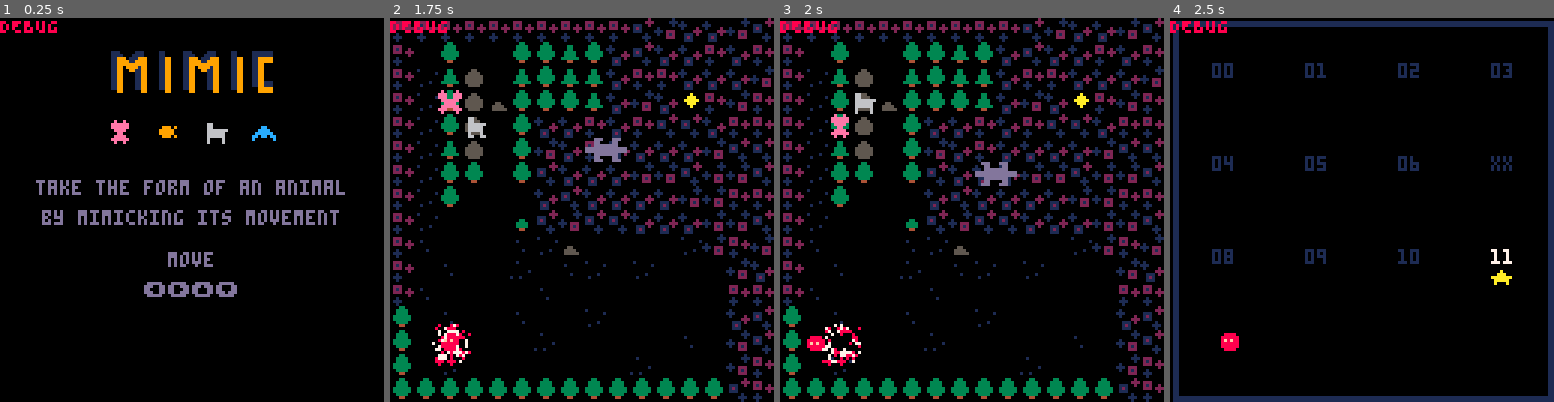
Above: before the commit, frames 1-4 (left to right).
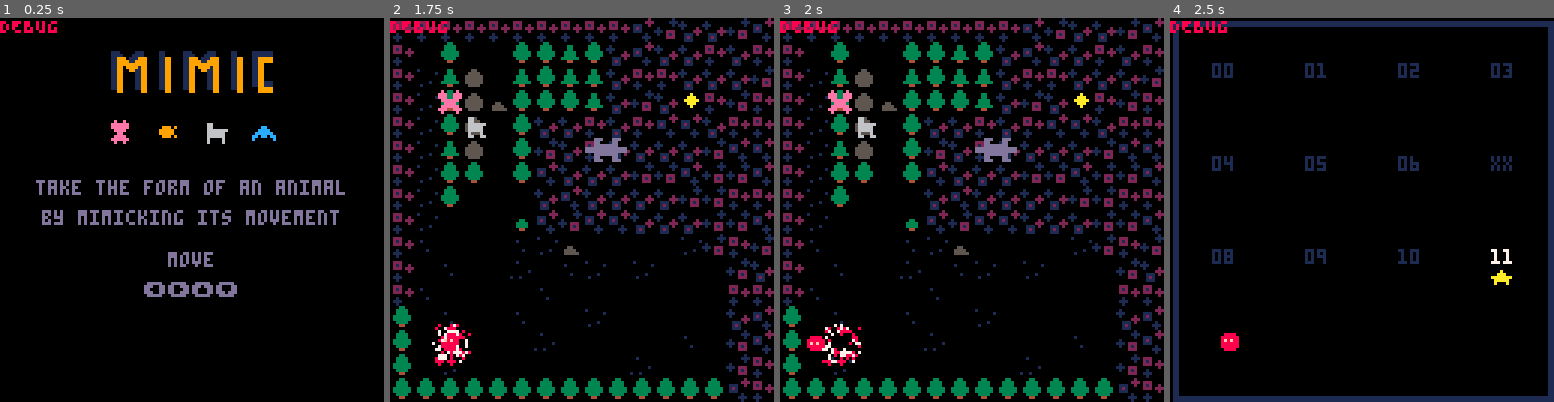
Above: after the commit, the same moments.

Repository: sourencho/mimic
Game: PICO-8 cartridge mimic.p8
Same seed, same stepped clock (60 frames per second), same inputs: the game is played once before the commit and once after it.
Inputs:
- Up to frame 1 (0.25 s): no input
- Up to frame 2 (1.75 s): tap O (Z key) at 0.33, 0.7, 1.43 s; tap X (X key) at 1.07 s
- Up to frame 3 (2 s): hold Left from 1.97 s (still down)
- Up to frame 4 (2.5 s): tap X (X key) at 2.07, 2.4 s; tap O (Z key) at 2.22 s; release Left at 2.37 s; hold Down from 2.42 s (still down)

Frames 1-2 are identical in both runs. In frame 3, 1.5% of the frame differs, in the area x 12-62%, y 18-44%; in frame 4, nothing differs.

Commit message:
Transform into big animal working draft

Diff:
--- a/mimic.p8
+++ b/mimic.p8
@@ -11,7 +11,7 @@
 level_count = 12
 skip_levels = {7}
 
-slow_speed = 20 -- the larger the slower the npcs move
+slow_speed = 40 -- the larger the slower the npcs move
 tile_slow_speed = 2 -- the larger the slower the tiles animate
 player_spr_offset = 32
 
@@ -88,6 +88,7 @@
 RIGHT = {1, 0}
 DOWN = {0, 1}
 LEFT = {-1, 0}
+OTHER = {-1, -1}
 
 -- GAME
 
@@ -102,20 +103,6 @@
     level_end_tick = 0,
     pause_count = 0, -- the amount of ticks to pause the game
     restart_level = false,
-}
-
-big_patterns = {
-    -- key is (shape[1]*10 + shape[2])
-    [12] = {
-        -- assuming player always first of pair, each key is an actor
-        -- a1 = {pattern}
-        -- a2 = {pattern}
-    },
-    [21] = {
-        -- assuming player always first of pair, each key is an actor
-        -- a1 = {pattern}
-        -- a2 = {pattern}
-    }
 }
 
 -- ACTORS
@@ -624,7 +611,6 @@
 end
 
 function update_actor(a)
-    if (is_player(a)) player_moved_this_update = false
     -- move actor
     if a.dx != 0 or a.dy != 0 then
         local new_x = a.x + a.dx
@@ -650,7 +636,6 @@
             a.y = new_y
 
             if is_player(a) then
-                player_moved_this_update = true
                 update_player(a)
                 play_player_sfx("move")
                 overlap_effects()
@@ -664,23 +649,26 @@
             end
         end
 
-    -- actor animation
-	if (not is_paused()) then
-	    a.frame += 1
-	    a.frame %= a.frames
-        a.no_trans_count = max(a.no_trans_count - 1, 0)
-	end
-
-    if (a.dx != 0) a.flip_x = a.dx > 0
-
-    a.dx = 0
-    a.dy = 0
-
+        -- actor animation
+        if (not is_paused()) then
+            a.frame += 1
+            a.frame %= a.frames
+            a.no_trans_count = max(a.no_trans_count - 1, 0)
+        end
+
+        if (a.dx != 0) a.flip_x = a.dx > 0
     end
 end
 
 function update_actors()
     foreach(actors, update_actor)
+end
+
+function post_update_actors()
+    for a in all(actors) do
+        a.dx = 0
+        a.dy = 0
+    end
 end
 
 function update_particles()
@@ -741,14 +729,8 @@
 player_pattern_i = 1
 player_pattern_size = 10 -- must be at least 1 longer than the max npc pattern length
 
-player_big_pattern = {}
-player_big_pattern_i = 1
-player_big_pattern_size = 10 -- must be at least 1 longer than the max npc pattern length
-
-
 player_move_abilities = {ground, win}
 player_push_abilities = {rock_small, tree_small, cloud_small}
-player_moved_this_update = false
 
 function init_player(l)
     local player_pos = find_sprite(l, player_spr[1][1])
@@ -791,6 +773,7 @@
     for i=1,player_pattern_size do
         add(player_pattern, {0,0})
     end
+    init_player_big_pattern()
 end
 
 function is_player(a)
@@ -824,12 +807,13 @@
 -->8
 -- game mechanic
 
-function player_big_mimic()
-    for shape_key, pair_actors in pairs(big_patterns) do
+
+function player_big_pattern_mimic()
+    for shape_key, actor_to_pat in pairs(player_big_pattern) do
         for a in all(actors) do
             local a_shape_key = 10*a.shape[1] + a.shape[2]
             if not is_player(a) and a_shape_key == shape_key then
-                for pair_actor, big_pattern in pairs(pair_actors) do
+                for pair_actor, big_pattern in pairs(actor_to_pat) do
                     if is_mimic(big_pattern, a.pattern, player_pattern_size, player_pattern_i) then
                         transform_player(a)
                         del(actors, pair_actor)
@@ -840,32 +824,52 @@
     end
 end
 
-function init_big_pattern()
-    for shape, t in pairs(big_patterns) do
+function update_player_big_pattern()
+    for a in all(actors) do
+        if a.dx != 0 or a.dy !=0 then
+            if is_player(a) then
+                for _a in all(actors) do
+                    _update_player_big_pattern(_a)
+                end
+            else
+                _update_player_big_pattern(a)
+            end
+        end
+    end
+
+end
+
+function _update_player_big_pattern(a)
+    local shape = form_shape(get_body(pl), get_body(a))
+    if shape != nil then
+        local shape_key = 10*shape[1] + shape[2]
+        local pl_move = player_pattern[player_pattern_i]
+        local a_move = get_pattern_move_offset(a, -1)
+        player_big_pattern[shape_key][a][player_pattern_i] = tern(
+            pair_equal(pl_move, a_move), pl_move, OTHER)
+    end
+end
+
+function init_player_big_pattern()
+    player_big_pattern = {
+        -- key is (shape[1]*10 + shape[2])
+        [12] = {
+            -- assuming player always first of pair, each key is an actor
+            -- a1 = {pattern}
+            -- a2 = {pattern}
+        },
+        [21] = {
+            -- assuming player always first of pair, each key is an actor
+            -- a1 = {pattern}
+            -- a2 = {pattern}
+        }
+    }
+    for shape, t in pairs(player_big_pattern) do
         for a in all(actors) do
             if not is_player(a) then
                 t[a] = {}
                 for i=1,player_pattern_size do
-                    add(t[a], {-1,-1})
-                end
-            end
-        end
-    end
-end
-
-function update_big_pattern()
-    if (not player_moved_this_update) return
-    for a in all(actors) do
-        if not is_player(a) then
-            local shape = form_shape(get_body(pl), get_body(a))
-            local pl_move = player_pattern[player_pattern_i]
-            local a_move = get_pattern_move_offset(a, -1)
-            if shape != nil and pair_equal(pl_move, a_move) then
-                local shape_key = 10*shape[1] + shape[2]
-                big_patterns[shape_key][a][player_pattern_i] = pl_move
-            else
-                for shape_key, actor in pairs(big_patterns) do
-                    big_patterns[shape_key][a][player_pattern_i] = {-1, -1}
+                    add(t[a], OTHER)
                 end
             end
         end
@@ -905,7 +909,7 @@
 
 -- give player ability of animal it mimics
 function mimic()
-    player_big_mimic()
+    player_big_pattern_mimic()
     player_mimic()
     animal_mimic()
 end
@@ -922,7 +926,6 @@
     pl.shape = a.shape
     if (a.spr_2 != nil) pl.display_name = "chimera"
     reset_player_pattern()
-    init_big_pattern()
 end
 
 function player_mimic()
@@ -1072,7 +1075,6 @@
     init_tiles(_level)
     init_actors(_level)
     init_player(_level)
-    init_big_pattern()
     menuitem(2,"level: ⬅️ "..change_level.." ➡️", menu_choose_level)
 end
 
@@ -1580,15 +1582,20 @@
     return p[1].."_"..p[2]
 end
 
-function debug_log_big_pattern()
-    for ss, as in pairs(big_patterns) do
-        for a, pat in pairs(big_patterns[ss]) do
-            debug_log(ss.." "..a)
-            debug_log_pair_table(pat)
-        end
-    end
-end
-
+function str_player_big_pattern()
+    local out = ""
+    for ss, as in pairs(player_big_pattern) do
+        for a, pat in pairs(player_big_pattern[ss]) do
+            if a.display_name == "butterfly" then
+                out ..= ss.." "..a.display_name.."\n"
+                for i = 1,#pat do
+                    out ..= pair_str(pat[i]).."\n"
+                end
+            end
+        end
+    end
+    return out
+end
 
 -->8
 -- game loop
@@ -1677,9 +1684,11 @@
     npc_input()
     if (is_paused()) return
     update_actors()
-    update_big_pattern()
+    -- update_big_pattern()
+    update_player_big_pattern()
     update_particles()
     mimic()
+    post_update_actors()
 end
 
 function _draw()
